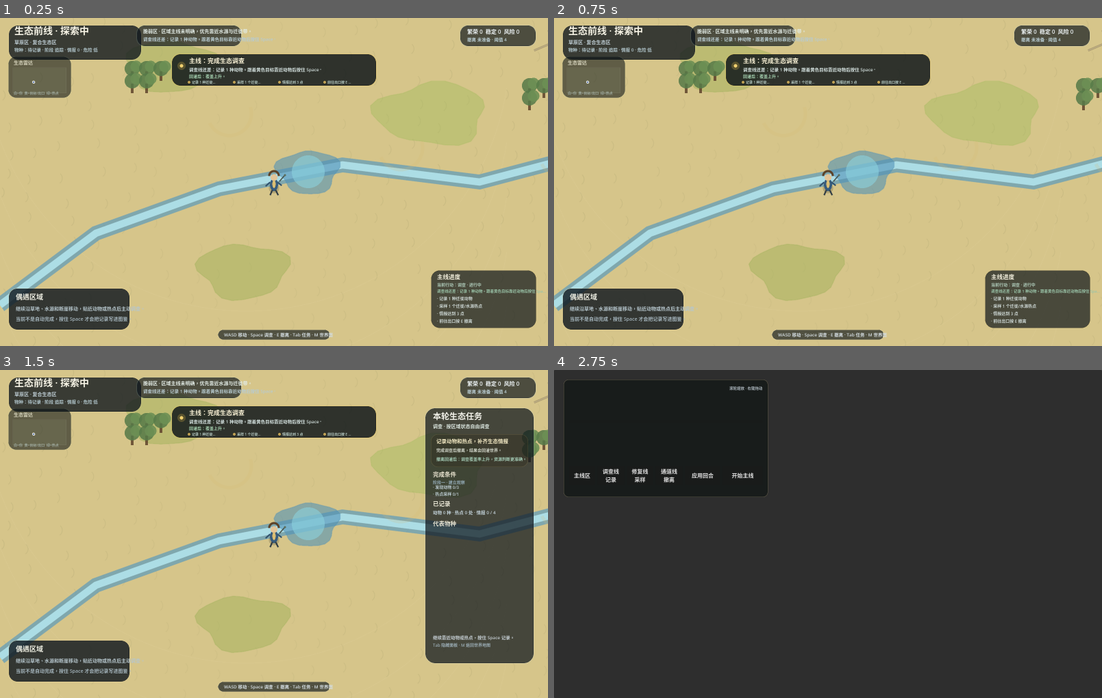
Above: before the commit, frames 1-4 (two rows, left to right).
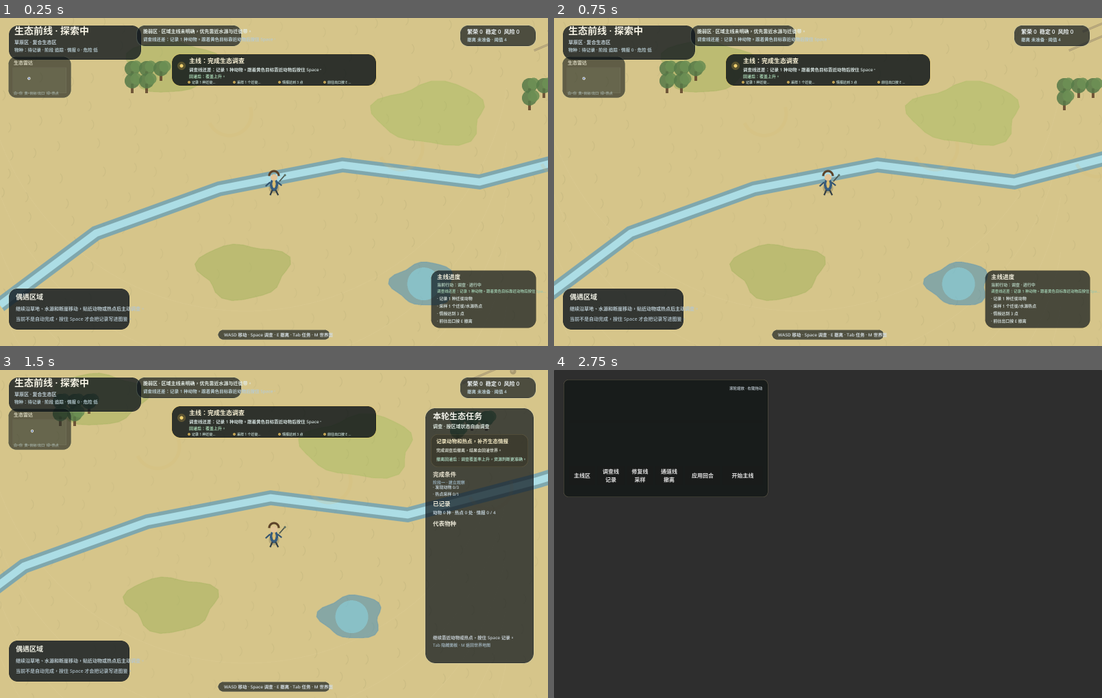
Above: after the commit, the same moments.

Repository: XingchenYu/eco-world
Game: Godot game, scene res://scenes/savanna_explorer.tscn
The game is run twice, just before and just after one commit, with the same random seed, the same clock (stepped at 60 frames per second) and the same inputs. This scene is started directly instead of the project's main scene.
Inputs (mouse positions are in pixels of both pictures, inside the frame that each line leads up to):
- Up to frame 1 (0.25 s): no input
- Up to frame 2 (0.75 s): tap Enter at 0.5 s; move the mouse to (948, 165) at 0.52 s; hold Right (ui_right) from 0.53 s (still down); hold Space from 0.53 s (still down); click (948, 165) at 0.67 s
- Up to frame 3 (1.5 s): move the mouse to (164, 550) at 1.27 s; release Right (ui_right) at 1.28 s; release Space at 1.28 s; hold Down (ui_down) from 1.28 s (still down); tap Tab at 1.35 s
- Up to frame 4 (2.75 s): tap Space at 1.52, 1.55, 1.82 s; move the mouse to (882, 461) at 2.02 s; release Down (ui_down) at 2.03 s; hold Right (ui_right) from 2.03 s (still down); hold Space from 2.03 s (still down); tap M at 2.1 s

The runs differ from the first frame. In frame 1, 2.0% of the frame differs, in the area x 5-83%, y 17-88%; in frame 2, 9.6%; in frame 3, 16%, in the area x 0-100%, y 0-90%; in frame 4, nothing differs.

Commit message:
Improve 2D wildlife readability

Diff:
--- a/godot/scripts/savanna_explorer.gd
+++ b/godot/scripts/savanna_explorer.gd
@@ -6,7 +6,8 @@
 const SELECTED_REGION_PATH := "user://selected_expedition_region.json"
 const PROJECT_SELECTED_REGION_PATH := "res://data/selected_expedition_region.json"
 const WORLD_MAP_SCENE := "res://scenes/world_map.tscn"
-const WORLD_SIZE := Vector2(2800, 1700)
+const BASE_WORLD_SIZE := Vector2(2800, 1700)
+const WORLD_SIZE := Vector2(3600, 2300)
 const PLAYER_RADIUS := Vector2(18, 22)
 const DEFAULT_SPAWN := Vector2(860, 1120)
 const HOTSPOT_LAYOUT := {
@@ -394,9 +395,9 @@
 	_ensure_world_task_request()
 	_apply_region_entry_prompt()
 	if spawn_gate != "" and GATE_SPAWNS.has(spawn_gate):
-		player_pos = _find_safe_spawn(GATE_SPAWNS[spawn_gate])
+		player_pos = _find_safe_spawn(_scale_world_point(GATE_SPAWNS[spawn_gate]))
 	else:
-		player_pos = _find_safe_spawn(DEFAULT_SPAWN)
+		player_pos = _find_safe_spawn(_scale_world_point(DEFAULT_SPAWN))
 
 
 func _build_exit_zones() -> void:
@@ -406,7 +407,7 @@
 		{
 			"id": str(base_layout.get("id", "base_camp")),
 			"label": "调查营地",
-			"rect": base_layout.get("rect", Rect2()),
+			"rect": _scale_world_rect(base_layout.get("rect", Rect2())),
 			"hint": "按 E 撤离回世界图；报告会回到调查营地等待回灌",
 			"target_region_id": "",
 			"target_role": "回灌营地",
@@ -420,7 +421,7 @@
 			{
 				"id": str(layout.get("id", "")),
 				"label": str(link.get("target_name", layout.get("label", "区域出口"))),
-				"rect": layout.get("rect", Rect2()),
+				"rect": _scale_world_rect(layout.get("rect", Rect2())),
 				"hint": "按 E 撤离回世界图；报告会标记通往 " + str(link.get("target_name", "下一片区域")),
 				"target_region_id": str(link.get("target_region_id", "")),
 				"target_role": str(link.get("target_role", "生态观测区")),
@@ -606,6 +607,7 @@
 		var behavior := _identity_behavior_for_species(species_id, category, _behavior_for_species(species_id, category))
 		var group_size := maxi(1, _group_size_for_species(species_id, category, int(entry.get("count", 0))) + _identity_group_size_bonus(species_id, category))
 		var radius := _identity_radius_for_species(category, Vector2(128 + (index % 4) * 34, 72 + (index % 3) * 28))
+		radius = Vector2(radius.x * _world_scale().x * 1.45, radius.y * _world_scale().y * 1.45)
 		var speed := _identity_speed_for_species(category, 0.16 + float((index % 5) + 1) * 0.035)
 		wildlife.append(
 			{
@@ -881,11 +883,29 @@
 
 func _hotspot_position(hotspot_id: String) -> Vector2:
 	var layout_hotspots: Dictionary = current_region_layout.get("hotspots", HOTSPOT_LAYOUT)
-	return layout_hotspots.get(hotspot_id, HOTSPOT_LAYOUT.get(hotspot_id, WORLD_SIZE * 0.5))
+	return _scale_world_point(layout_hotspots.get(hotspot_id, HOTSPOT_LAYOUT.get(hotspot_id, BASE_WORLD_SIZE * 0.5)))
 
 
 func _active_obstacles() -> Array:
-	return current_region_layout.get("obstacles", OBSTACLE_RECTS)
+	var scaled: Array = []
+	for obstacle_variant in current_region_layout.get("obstacles", OBSTACLE_RECTS):
+		var obstacle: Dictionary = obstacle_variant
+		var copy := obstacle.duplicate(true)
+		copy["rect"] = _scale_world_rect(obstacle.get("rect", Rect2()))
+		scaled.append(copy)
+	return scaled
+
+
+func _scale_world_point(point: Vector2) -> Vector2:
+	return Vector2(point.x * WORLD_SIZE.x / BASE_WORLD_SIZE.x, point.y * WORLD_SIZE.y / BASE_WORLD_SIZE.y)
+
+
+func _scale_world_rect(rect: Rect2) -> Rect2:
+	return Rect2(_scale_world_point(rect.position), Vector2(rect.size.x * WORLD_SIZE.x / BASE_WORLD_SIZE.x, rect.size.y * WORLD_SIZE.y / BASE_WORLD_SIZE.y))
+
+
+func _world_scale() -> Vector2:
+	return Vector2(WORLD_SIZE.x / BASE_WORLD_SIZE.x, WORLD_SIZE.y / BASE_WORLD_SIZE.y)
 
 
 func _update_player(delta: float) -> void:
@@ -953,7 +973,7 @@
 		var candidate: Vector2 = preferred + offset
 		if not _is_blocked(candidate):
 			return candidate
-	return Vector2(720, 1080)
+	return _scale_world_point(Vector2(720, 1080))
 
 
 func _update_wildlife(delta: float) -> void:
@@ -981,8 +1001,8 @@
 			var prey_focus := _nearest_target(current_pos, prey_positions)
 			if prey_focus != Vector2.ZERO:
 				var chase_distance := current_pos.distance_to(prey_focus)
-				var chase_burst := chase_distance < 150.0
-				target_pos = target_pos.lerp(prey_focus, 0.48 if chase_burst else 0.24)
+				var chase_burst := chase_distance < 90.0
+				target_pos = target_pos.lerp(prey_focus, 0.16 if chase_burst else 0.08)
 				var pressure_score := 1.0 / maxf(1.0, chase_distance)
 				if strongest_pressure.is_empty() or pressure_score > float(strongest_pressure.get("score", 0.0)):
 					strongest_pressure = {
@@ -998,25 +1018,19 @@
 					}
 			elif herd_focus != Vector2.ZERO:
 				target_pos = target_pos.lerp(herd_focus, 0.12)
-			if player_distance < 260.0:
-				target_pos = target_pos.lerp(player_pos + player_delta.normalized() * 170.0, 0.18)
+			if player_distance < 120.0:
+				target_pos = target_pos.lerp(current_pos, 0.18)
 		elif behavior == "glide":
 			target_pos.y -= 34.0
-			if player_distance < 150.0:
-				target_pos += player_delta.normalized() * 70.0
 		elif behavior == "swim":
 			target_pos = target_pos.lerp(_hotspot_position("waterhole"), 0.30)
 		elif behavior == "heavy_roam":
 			target_pos = target_pos.lerp(_behavior_bias_target(animal, phase), 0.20)
-			if player_distance < 140.0:
-				target_pos += player_delta.normalized() * 42.0
 		else:
 			var nearest_predator := _nearest_predator_position(current_pos)
 			if nearest_predator != Vector2.ZERO and current_pos.distance_to(nearest_predator) < 240.0:
 				var flee := (current_pos - nearest_predator).normalized()
 				target_pos += flee * (180.0 if current_pos.distance_to(nearest_predator) > 150.0 else 260.0)
-			if player_distance < 70.0 and not Input.is_key_pressed(KEY_SPACE):
-				target_pos += player_delta.normalized() * 46.0
 		target_pos = _clamped_world_position(target_pos)
 		var next_pos := _move_animal_toward(current_pos, target_pos, animal, activity, delta)
 		animal["position"] = next_pos
@@ -1048,7 +1062,7 @@
 			"predator": chase_predator,
 			"target": strongest_chase.get("target", Vector2.ZERO),
 		}
-		if float(strongest_chase.get("distance", 999999.0)) < 46.0:
+		if float(strongest_chase.get("distance", 999999.0)) < 20.0 and chase_focus_time > 3.2:
 			current_chase_result = {
 				"title": "追猎命中",
 				"body": "%s 成功切入草食群，群体被彻底冲散。" % str(chase_predator.get("label", "掠食者")),
@@ -1058,7 +1072,7 @@
 			discovery_log.push_front("追猎命中：%s" % str(chase_predator.get("label", "掠食者")))
 			discovery_log = discovery_log.slice(0, 6)
 			chase_focus_time = 0.0
-		elif chase_focus_time > 2.8:
+		elif chase_focus_time > 8.0:
 			current_chase_result = {
 				"title": "追猎落空",
 				"body": "%s 的冲刺结束，草食群成功脱离压迫区。" % str(chase_predator.get("label", "掠食者")),
@@ -1147,7 +1161,7 @@
 	var base := 74.0
 	match behavior:
 		"stalk":
-			base = 112.0
+			base = 78.0
 		"glide":
 			base = 150.0
 		"swim":
@@ -1156,7 +1170,7 @@
 			base = 52.0
 	match activity:
 		"逼近", "巡猎":
-			base *= 1.32
+			base *= 1.12
 		"警觉":
 			base *= 1.42
 		"取水", "觅食", "潜伏", "停留":
@@ -1211,8 +1225,6 @@
 		"取水":
 			return target_pos.lerp(_hotspot_position("waterhole"), 0.34)
 		"警觉":
-			if player_distance < 120.0 and player_delta.length() > 0.01 and not Input.is_key_pressed(KEY_SPACE):
-				return target_pos + player_delta.normalized() * 34.0
 			return target_pos.lerp(current_pos, 0.32)
 		"逼近":
 			return current_pos.lerp(target_pos, 0.58)
@@ -1285,8 +1297,8 @@
 	var best_score := -100000.0
 	for animal in wildlife:
 		var distance := player_pos.distance_to(animal.get("position", Vector2.ZERO))
-		if distance < 116.0:
-			var score := (116.0 - distance) + _active_event_encounter_bias(animal) * 24.0 + _run_profile_encounter_bias(animal) * 20.0
+		if distance < 155.0:
+			var score := (155.0 - distance) + _active_event_encounter_bias(animal) * 24.0 + _run_profile_encounter_bias(animal) * 20.0
 			if score > best_score:
 				best_score = score
 				current_encounter = animal
@@ -4834,13 +4846,30 @@
 			var orbit := elapsed * (0.7 + 0.14 * group_index) + float(group_index) * 1.15
 			var member_offset := Vector2(cos(orbit) * (14.0 + group_index * 9.0), sin(orbit * 1.2) * (7.0 + group_index * 5.0))
 			var member_pos := pos + member_offset
-			var scale := 1.0 if group_index == 0 else 0.74
+			var scale := _animal_visual_scale(animal) * (1.0 if group_index == 0 else 0.74)
 			var facing := -1.0 if sin(orbit) < 0.0 else 1.0
 			_draw_animal_silhouette(animal, member_pos, color, scale, facing)
 		var is_current: bool = not current_encounter.is_empty() and str(current_encounter.get("species_id", "")) == str(animal.get("species_id", ""))
 		var is_objective: bool = str(objective.get("kind", "")) == "animal" and (animal.get("position", Vector2.ZERO) as Vector2).distance_to(objective.get("position", Vector2.ZERO)) < 2.0
-		if is_current or is_objective:
-			_draw_text(pos + Vector2(-26, 24), str(animal.get("label", "")), 11, Color8(242, 241, 230, 220))
+		var label := _short_explorer_text("%s · %s" % [str(animal.get("label", "")), str(animal.get("category", ""))], 14)
+		var label_pos := pos + Vector2(-58, 30)
+		var label_rect := Rect2(label_pos + Vector2(-6, -14), Vector2(138, 22))
+		var label_fill := Color8(22, 28, 23, 182) if is_current or is_objective else Color8(26, 32, 27, 132)
+		_draw_panel(label_rect, label_fill, Color8(238, 226, 176, 120) if is_current or is_objective else Color8(238, 226, 176, 36), 7, 1)
+		_draw_text(label_pos, label, 11, Color8(248, 243, 222, 230))
+
+
+func _animal_visual_scale(animal: Dictionary) -> float:
+	var species_id := str(animal.get("species_id", "")).to_lower()
+	if "elephant" in species_id or "rhino" in species_id or "hippo" in species_id:
+		return 1.55
+	if "giraffe" in species_id:
+		return 1.34
+	if "lion" in species_id or "hyena" in species_id or "wild_dog" in species_id or "wolf" in species_id:
+		return 1.18
+	if "gazelle" in species_id or "antelope" in species_id or "deer" in species_id:
+		return 1.08
+	return 1.0
 
 
 func _draw_interaction_prompts() -> void:
@@ -4867,33 +4896,55 @@
 
 func _draw_animal_silhouette(animal: Dictionary, pos: Vector2, color: Color, scale: float, facing: float) -> void:
 	var category := str(animal.get("category", "区域生物"))
-	var species_id := str(animal.get("species_id", ""))
+	var species_id := str(animal.get("species_id", "")).to_lower()
 	draw_set_transform(Vector2.ZERO, 0.0, Vector2.ONE)
 	_draw_ellipse(pos + Vector2(0, 12 * scale), Vector2(19, 6) * scale, Color(0, 0, 0, 0.13), 16)
 	if category == "飞行动物":
 		_draw_bird_silhouette(pos, color, scale, facing)
 	elif category == "水域动物" or species_id in ["small_fish", "minnow", "carp", "catfish", "pike", "blackfish", "pufferfish", "shrimp", "crab", "frog"]:
 		_draw_fish_silhouette(pos, color, scale, facing)
-	elif category == "掠食者" or species_id in ["lion", "hyena", "wolf", "fox"]:
-		_draw_quadruped_silhouette(pos, color, scale, facing, true)
+	elif category == "掠食者" or species_id in ["lion", "hyena", "wolf", "fox", "wild_dog"]:
+		_draw_quadruped_silhouette(pos, color, scale, facing, true, species_id)
 	else:
-		_draw_quadruped_silhouette(pos, color, scale, facing, false)
-
-
-func _draw_quadruped_silhouette(pos: Vector2, color: Color, scale: float, facing: float, predator: bool) -> void:
+		_draw_quadruped_silhouette(pos, color, scale, facing, false, species_id)
+
+
+func _draw_quadruped_silhouette(pos: Vector2, color: Color, scale: float, facing: float, predator: bool, species_id: String = "") -> void:
 	var body := Vector2(24, 11) * scale
 	var head_offset := Vector2(19 * facing, -5) * scale
+	if "elephant" in species_id:
+		body = Vector2(34, 17) * scale
+		head_offset = Vector2(26 * facing, -4) * scale
+	elif "giraffe" in species_id:
+		body = Vector2(23, 10) * scale
+		head_offset = Vector2(23 * facing, -27) * scale
+	elif "gazelle" in species_id or "antelope" in species_id or "deer" in species_id:
+		body = Vector2(25, 8) * scale
+		head_offset = Vector2(22 * facing, -8) * scale
 	_draw_ellipse(pos, body, color, 18)
-	_draw_ellipse(pos + Vector2(-7 * facing, -8) * scale, Vector2(10, 7) * scale, color.darkened(0.05), 14)
+	if "elephant" not in species_id:
+		_draw_ellipse(pos + Vector2(-7 * facing, -8) * scale, Vector2(10, 7) * scale, color.darkened(0.05), 14)
+	if "giraffe" in species_id:
+		draw_line(pos + Vector2(11 * facing, -6) * scale, head_offset + pos, color.darkened(0.06), maxf(3.0, 4.6 * scale), true)
+		for spot in [Vector2(-7, -3), Vector2(1, 1), Vector2(9, -2)]:
+			draw_circle(pos + Vector2(spot.x * facing, spot.y) * scale, 2.0 * scale, color.darkened(0.20))
 	_draw_ellipse(pos + head_offset, Vector2(9, 7) * scale, color.lightened(0.05), 14)
 	var leg_color := color.darkened(0.18)
+	var leg_length := 15.0
+	if "giraffe" in species_id:
+		leg_length = 24.0
+	elif "elephant" in species_id:
+		leg_length = 17.0
 	for x in [-11, -3, 7, 14]:
 		var foot_sway := sin(elapsed * 6.0 + float(x)) * 3.0 * scale
 		var hip := pos + Vector2(float(x) * facing, 7) * scale
-		draw_line(hip, hip + Vector2(foot_sway, 15 * scale), leg_color, maxf(1.6, 2.4 * scale), true)
+		draw_line(hip, hip + Vector2(foot_sway, leg_length * scale), leg_color, maxf(1.6, 2.8 * scale), true)
 	var tail_end := pos + Vector2(-27 * facing, (-7 if predator else -2)) * scale
 	draw_line(pos + Vector2(-20 * facing, -4) * scale, tail_end, leg_color, maxf(1.5, 2.2 * scale), true)
-	if predator:
+	if "elephant" in species_id:
+		draw_line(pos + head_offset + Vector2(5 * facing, 3) * scale, pos + head_offset + Vector2(10 * facing, 20) * scale, leg_color, maxf(2.0, 3.2 * scale), true)
+		draw_line(pos + head_offset + Vector2(7 * facing, 0) * scale, pos + head_offset + Vector2(15 * facing, 9) * scale, Color8(240, 228, 190), 1.2 * scale, true)
+	elif predator:
 		draw_circle(pos + head_offset + Vector2(4 * facing, -2) * scale, 1.8 * scale, Color8(250, 230, 176))
 	else:
 		draw_line(pos + head_offset + Vector2(1 * facing, -5) * scale, pos + head_offset + Vector2(5 * facing, -13) * scale, leg_color, 1.4 * scale, true)
Not shown, changed: docs/CHANGELOG.md
